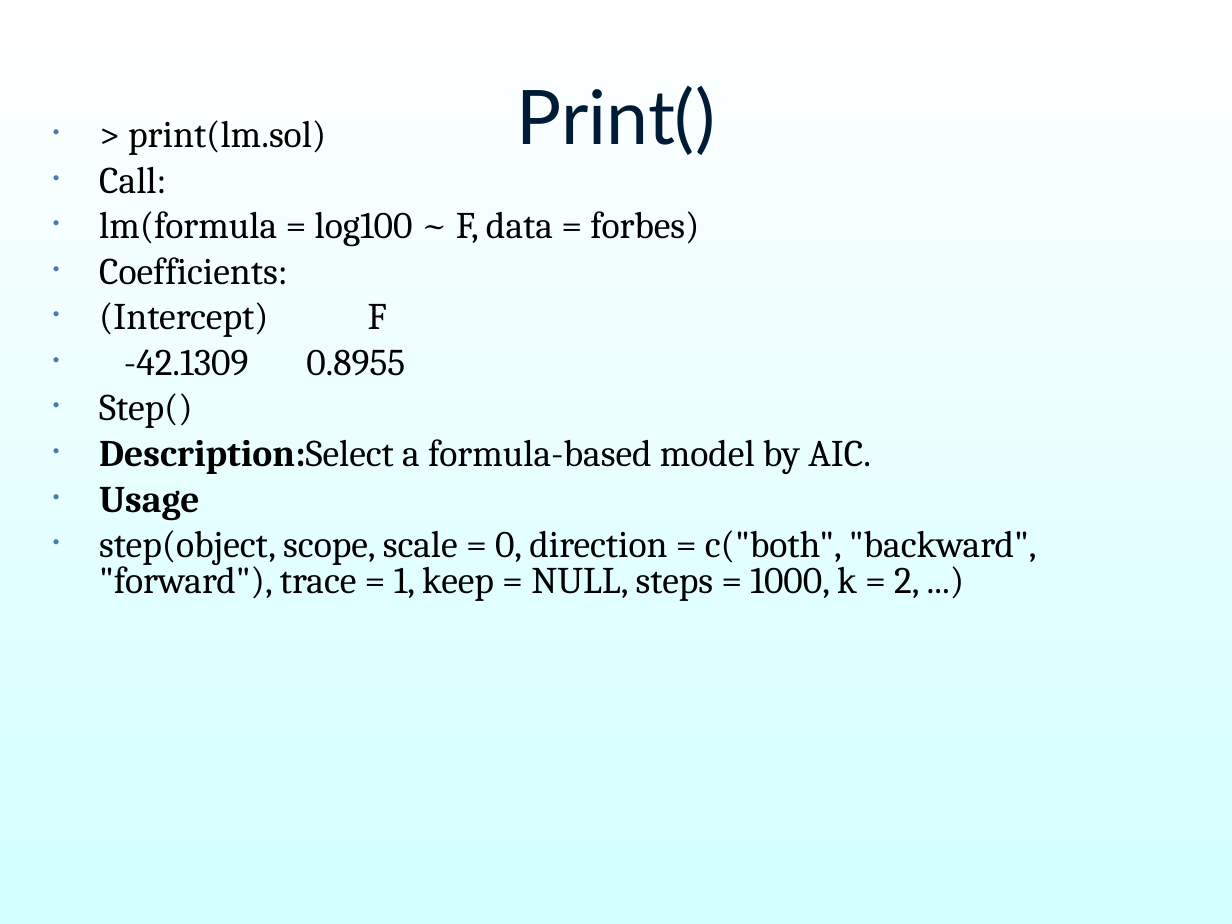
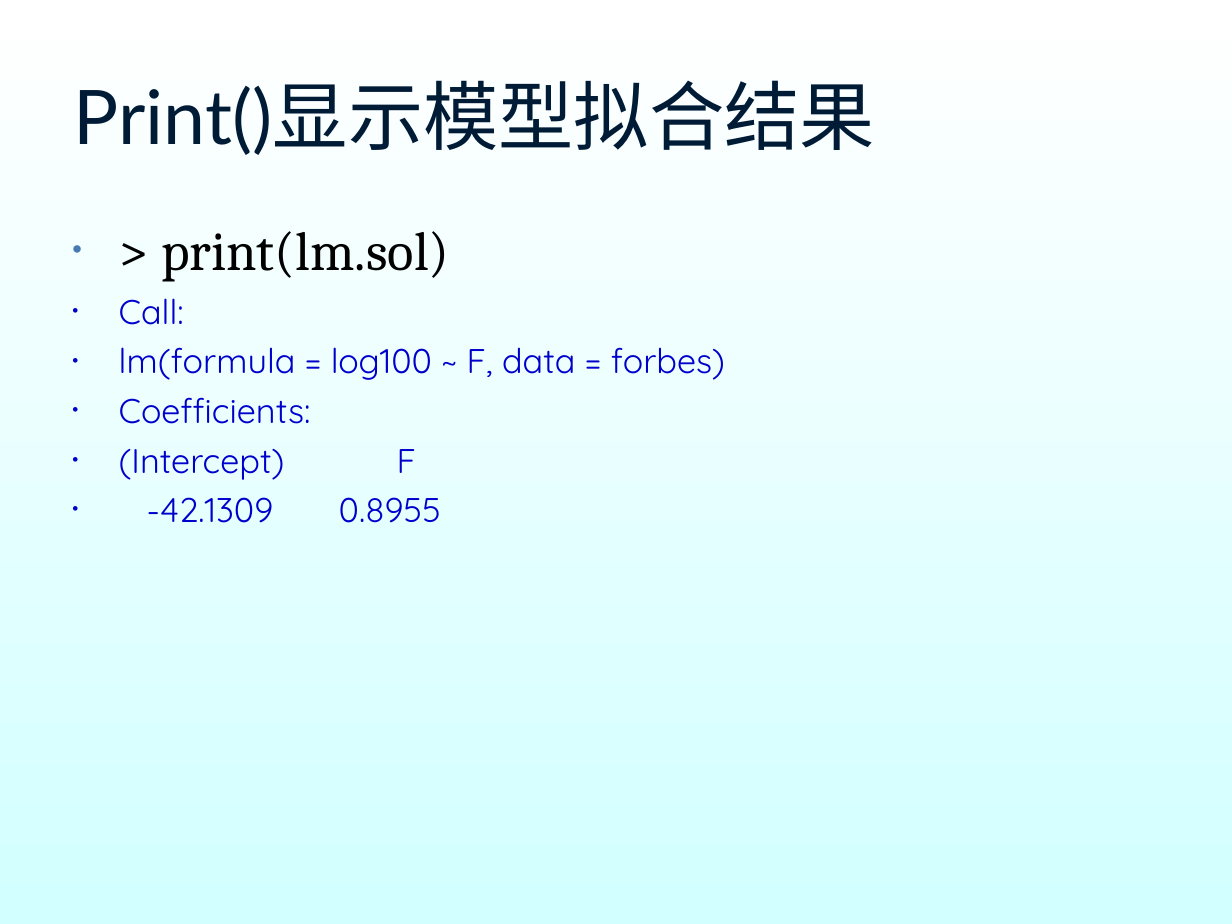
Before and after one commit to shfkuang/shfkuang.github.io, a slide deck: slide 10 of sc2019/scch62.ppt (slide 33 before the commit). Drawn at 1232x924 pixels with LibreOffice and Linux fonts; fonts in the diff are those of the drawing; background and template pictures are left out. Boxes give left, top, right and bottom in pixels: in the first picture for what was removed or moved away, otherwise in the second. Text is boxed around its words. In the diff, an @@ line names an element or a change of style, - is before the commit and + after.

```diff
--- a/sc2019/scch62.ppt
+++ b/sc2019/scch62.ppt
@@ title at box(74, 80, 875, 155): text changed @@
-Print()
+Print()显示模型拟合结果
@@ text "> print(lm.sol)": place and size @@
-text "> print(lm.sol)" at box(99, 120, 1037, 601)
+text "> print(lm.sol)" at box(119, 231, 725, 523)
@@ text "> print(lm.sol)" at box(119, 231, 725, 523): size 22 to 32 pt in "> print(lm.sol)"; size 22 to 20 pt, font Cambria to Quicksand, text colour #000000 to #0000CC in "Call:", "lm(formula = log100 ~ F, data = ...", "Coefficients:", "(Intercept) F" and 1 more places; line spacing 0.8 to 1; more space between paragraphs; bullet colour #477AB1 to #0000CC @@
@@ text at box(99, 393, 1037, 601): paragraphs removed @@
-• Step()
-• Description:Select a formula-based model by AIC.
-• Usage
-• step(object, scope, scale = 0, direction = c("both", "backward", "forward"), trace = 1, keep = NULL, steps = 1000, k = 2, ...)
```
Also in this commit, not shown: 1 other slide changed, 1 slide added, 3 slides removed, 2 other files.
